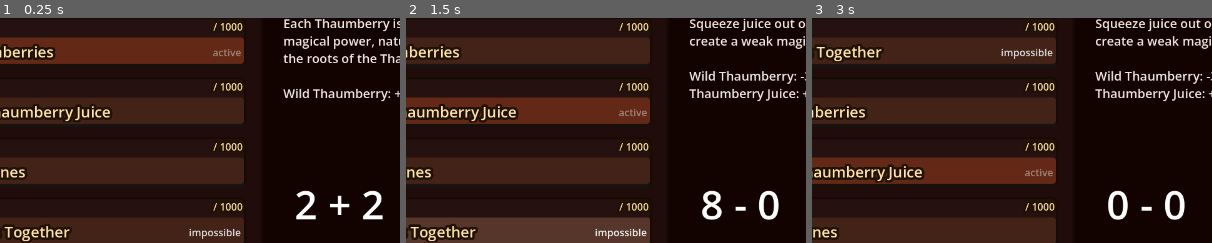
Above: before the commit, frames 1-3 (left to right).
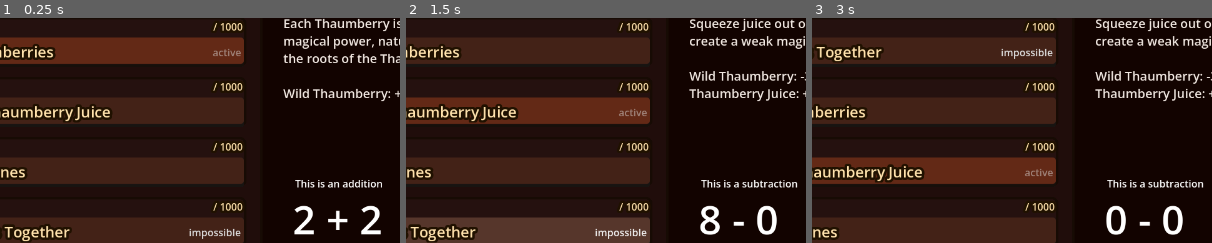
Above: after the commit, the same moments.

Repository: mark-chimes/mathcraft
Game: Godot game, scene res://main.tscn
Same seed, same stepped clock (60 frames per second), same inputs: the game is played once before the commit and once after it.
Inputs (mouse positions are % of the whole screen's width and height, from its top left):
- Up to frame 1 (0.25 s): no input
- Up to frame 2 (1.5 s): click (24, 50) at 0.52 s; click "impossible" at 1.25 s
- Up to frame 3 (3 s): click "Save game" at 2 s; click "Load game" at 2.75 s
The pictures show only the part of the screen within x 14-64%, y 30-80%; the shares and areas given below are measured in that part.

The runs differ from the first frame. In frame 1, 1.9% of the frame differs, in the area x 73-96%, y 72-97%; in frame 2, 1.8%; in frame 3, 1.8%.

Commit message:
Question generators have descriptions that display.

Diff:
--- a/main.tscn
+++ b/main.tscn
@@ -37,9 +37,10 @@
 [node name="Quests" type="Node2D" parent="Game" unique_id=2048841871]
 position = Vector2(13, 151)
 
-[node name="QuestManager" parent="Game/Quests" unique_id=2095940230 node_paths=PackedStringArray("quest_display", "stock_control") instance=ExtResource("4_lquwl")]
+[node name="QuestManager" parent="Game/Quests" unique_id=2095940230 node_paths=PackedStringArray("quest_display", "stock_control", "qna") instance=ExtResource("4_lquwl")]
 quest_display = NodePath("../Control/QuestGroupDisplay")
 stock_control = NodePath("../../Inventory/StockControl")
+qna = NodePath("../../QnA")
 non_question = ExtResource("10_4c57u")
 null_quest = ExtResource("5_dg77c")
 initial_quest_details = Array[ExtResource("4_kek77")]([ExtResource("5_4c57u"), ExtResource("6_efxa6"), ExtResource("7_dg77c"), ExtResource("11_vivmo")])
@@ -80,6 +81,7 @@
 
 [node name="QnA" parent="Game" unique_id=853901431 instance=ExtResource("6_7mycd")]
 position = Vector2(648, 462)
+question_generator = ExtResource("10_4c57u")
 
 [node name="SaveLoad" type="Node2D" parent="Game" unique_id=539084947]
 
@@ -104,7 +106,6 @@
 text = "Load game"
 
 [connection signal="stock_update" from="Game/Inventory/StockControl" to="Game/Quests/QuestManager" method="_on_stock_control_stock_update"]
-[connection signal="switch_question_generator" from="Game/Quests/QuestManager" to="Game/QnA" method="_on_switch_question_generator"]
 [connection signal="update_quest_text" from="Game/Quests/QuestManager" to="Game/Quests/CurrentQuestDisplay" method="_on_update_quest_text"]
 [connection signal="quest_activated" from="Game/Quests/Control/QuestGroupDisplay" to="Game/Quests/QuestManager" method="_on_quest_group_display_quest_activated"]
 [connection signal="answer_correct" from="Game/QnA" to="Game/Quests/QuestManager" method="_on_answer_correct"]
--- a/qna/generators/addition_generator.tres
+++ b/qna/generators/addition_generator.tres
@@ -4,4 +4,5 @@
 
 [resource]
 script = ExtResource("1_ohp77")
+question_description = "This is an addition"
 metadata/_custom_type_script = "uid://dr6uugnt62skc"
--- a/qna/generators/arithmetic_generator.gd
+++ b/qna/generators/arithmetic_generator.gd
@@ -1,12 +1,11 @@
+extends QuestionGenerator
 class_name ArithmeticGenerator
-extends QuestionGenerator
 
 enum Operator {ADD, MINUS, COMPARE}
 @export var question_type : Operator
 
+
 func generate() -> QuestionData:
-	var q = QuestionData.new()
-
 	match(question_type):
 		Operator.ADD: return generate_single_digit_addition()
 		Operator.MINUS: return generate_single_digit_subtraction()
@@ -16,6 +15,7 @@
 func generate_single_digit_addition() -> QuestionData:
 	var q = QuestionData.new()
 	q.answer_type = QuestionData.AnswerType.INTEGER
+	q.question_description = question_description
 
 	var firstnum = randi_range(0,9)
 	var secondnum = randi_range(0, 9-firstnum)
@@ -27,6 +27,7 @@
 func generate_single_digit_subtraction() -> QuestionData:
 	var q = QuestionData.new()
 	q.answer_type = QuestionData.AnswerType.INTEGER
+	q.question_description = question_description
 
 	var firstnum = randi_range(0,9)
 	var secondnum = randi_range(0, firstnum)
@@ -38,6 +39,7 @@
 func generate_single_digit_comparison() -> QuestionData:
 	var q = QuestionData.new()
 	q.answer_type = QuestionData.AnswerType.COMPARISON
+	q.question_description = question_description
 
 	var is_left_more = randi_range(0,1) == 1
 	var rightnum
--- a/qna/generators/comparison_generator.tres
+++ b/qna/generators/comparison_generator.tres
@@ -5,4 +5,5 @@
 [resource]
 script = ExtResource("1_6ugi3")
 question_type = 2
+question_description = "This is a comparison"
 metadata/_custom_type_script = "uid://dr6uugnt62skc"
--- a/qna/generators/subtraction_generator.tres
+++ b/qna/generators/subtraction_generator.tres
@@ -5,4 +5,5 @@
 [resource]
 script = ExtResource("1_0gjpt")
 question_type = 1
+question_description = "This is a subtraction"
 metadata/_custom_type_script = "uid://dr6uugnt62skc"
--- a/qna/q_n_a.gd
+++ b/qna/q_n_a.gd
@@ -1,4 +1,5 @@
 extends Node2D
+class_name QnA
 
 signal answer_correct
 
@@ -10,7 +11,8 @@
 @onready var result_display = $ResultDisplay
 
 func _ready():
-	generate_question()
+	if question_generator != null:
+		generate_question()
 
 func generate_question():
 	if question_generator == null:
@@ -46,6 +48,7 @@
 		answer_correct.emit()
 		generate_question()
 
-func _on_switch_question_generator(new_question_generator: QuestionGenerator) -> void:
+func switch_question_generator(new_question_generator: QuestionGenerator) -> void:
 	question_generator = new_question_generator
-	generate_question()
+	if is_node_ready():
+		generate_question()
--- a/qna/q_n_a.tscn
+++ b/qna/q_n_a.tscn
@@ -1,29 +1,30 @@
 [gd_scene format=3 uid="uid://cc71g6jbkpr0j"]
 
 [ext_resource type="Script" uid="uid://cxswulm64kmqe" path="res://qna/q_n_a.gd" id="1_3rh86"]
-[ext_resource type="Script" uid="uid://dr6uugnt62skc" path="res://qna/generators/arithmetic_generator.gd" id="2_y2erp"]
 [ext_resource type="Script" uid="uid://ciyek7jggnj6k" path="res://qna/question_display.gd" id="3_mfkg6"]
 [ext_resource type="Script" uid="uid://bli2gojp3ub66" path="res://qna/result_display.gd" id="4_1bi3d"]
 
-[sub_resource type="Resource" id="Resource_1dcoo"]
-script = ExtResource("2_y2erp")
-metadata/_custom_type_script = "uid://dr6uugnt62skc"
-
 [node name="QnA" type="Node2D" unique_id=853901431]
 script = ExtResource("1_3rh86")
-question_generator = SubResource("Resource_1dcoo")
 
 [node name="QuestionDisplay" type="Node2D" parent="." unique_id=578773136]
-position = Vector2(4, 4)
+position = Vector2(5, 4)
 script = ExtResource("3_mfkg6")
 
 [node name="Label" type="Label" parent="QuestionDisplay" unique_id=1432001482]
-offset_right = 40.0
-offset_bottom = 23.0
+offset_left = -4.0
+offset_top = 24.0
+offset_right = 106.0
+offset_bottom = 112.0
 theme_override_font_sizes/font_size = 64
 text = "2+3"
 metadata/_edit_use_anchors_ = true
 
+[node name="QuestionDescriptionLabel" type="Label" parent="QuestionDisplay" unique_id=2030819633]
+offset_right = 40.0
+offset_bottom = 23.0
+text = "This is a test description"
+
 [node name="ResultDisplay" type="Node2D" parent="." unique_id=500437668]
 position = Vector2(9, 84)
 script = ExtResource("4_1bi3d")
--- a/qna/question_data.gd
+++ b/qna/question_data.gd
@@ -4,6 +4,8 @@
 	NONE, INTEGER, COMPARISON
 }
 
+var question_description: String
+
 var question_text : String
 var answer_type : AnswerType
 var correct_answer # depends on AnswerType
--- a/qna/question_display.gd
+++ b/qna/question_display.gd
@@ -2,3 +2,4 @@
 
 func display_question(question: QuestionData):
 	$Label.text = question.question_text
+	$QuestionDescriptionLabel.text = question.question_description
--- a/qna/question_generator.gd
+++ b/qna/question_generator.gd
@@ -1,5 +1,7 @@
 extends Resource
 class_name QuestionGenerator
+
+@export_multiline var question_description: String
 
 func generate() -> QuestionData:
 	push_error("generate() unimplemented")
--- a/quest/quest_manager.gd
+++ b/quest/quest_manager.gd
@@ -3,6 +3,8 @@
 
 @export var quest_display : QuestGroupDisplay
 @export var stock_control : StockControl
+@export var qna : QnA
+
 @export var non_question: QuestionGenerator
 @export var null_quest: QuestDetails
 
@@ -19,7 +21,6 @@
 const PROGRESS_BY_ANSWER = 120
 const REQUIRED_PROGRESS = 1000
 
-signal switch_question_generator(question_generator: QuestionGenerator)
 signal update_quest_text(quest_details: QuestDetails)
 
 func _ready():
@@ -36,16 +37,20 @@
 		quest_activity.progress = 0
 		quest_activity.quest = quest_details
 		quest_activities.append(quest_activity)
-	active_quest = quest_activities[0]
-	active_quest.is_active = true
-	active_quest.is_possible = true # Make sure the first quest is possible
+
+	var first_quest = quest_activities[0]
+	first_quest.is_possible = true
+	activate_quest(first_quest)
+
 	if not stock_control.is_node_ready():
 		await stock_control.ready
 	update_quest_possibility()
+
 	if not quest_display.is_node_ready():
 		await quest_display.ready
 	quest_display.initialize_with_quest_activity(quest_activities)
 	refresh_quest_display()
+
 
 func update_quest_possibility():
 	for activity in quest_activities:
@@ -80,7 +85,7 @@
 		return
 	new_quest.is_active = true
 	active_quest = new_quest
-	switch_question_generator.emit(active_quest.quest.question_generator)
+	qna.switch_question_generator(active_quest.quest.question_generator)
 	for quest in quest_activities:
 		if quest!= new_quest:
 			quest.is_active = false
@@ -110,7 +115,7 @@
 	for quest in quest_activities:
 		quest.is_active = false
 	active_quest = null_activity
-	switch_question_generator.emit(non_question)
+	qna.switch_question_generator(non_question)
 	emit_update_quest_text()
 
 func remove_quest(activity: QuestActivityInfo):
